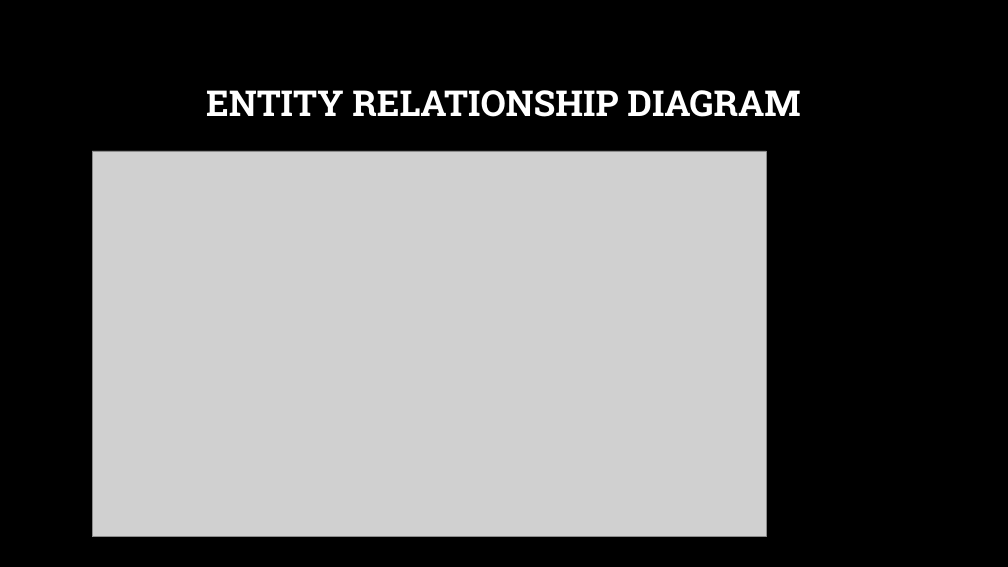
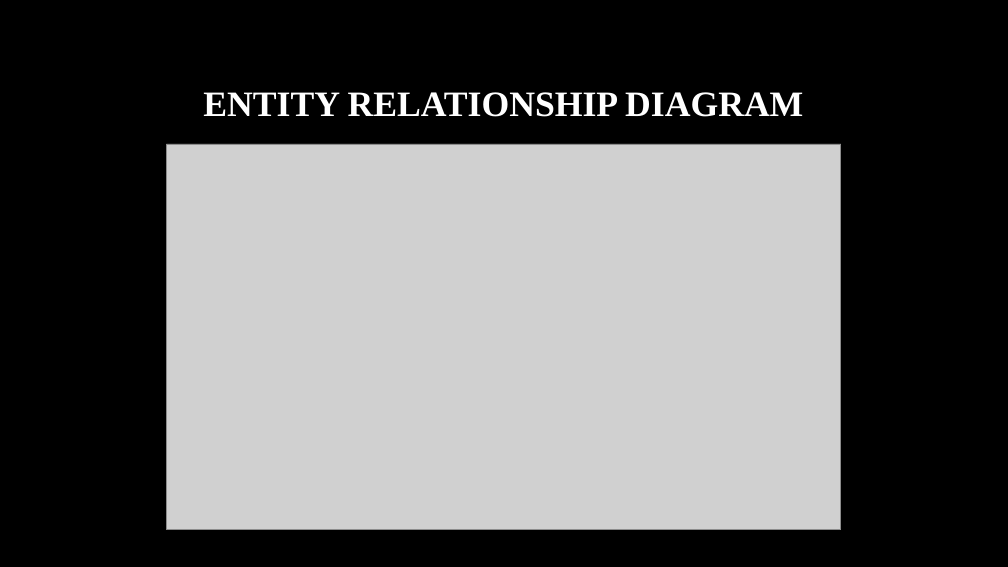
Before and after one commit to Dibya-Bharat/Major_project, a slide deck: slide 9 of Report/Tourism Recommendation Application.pptx. Drawn at 1008x567 pixels with LibreOffice and Linux fonts; fonts in the diff are those of the drawing; grey boxes stand for pictures; background and template pictures are left out. Boxes give left, top, right and bottom in pixels: in the first picture for what was removed or moved away, otherwise in the second. Text is boxed around its words. In the diff, an @@ line names an element or a change of style, - is before the commit and + after.

```diff
--- a/Report/Tourism Recommendation Application.pptx
+++ b/Report/Tourism Recommendation Application.pptx
@@ title "ENTITY RELATIONSHIP DIAGRAM" at [203, 92, 803, 117]: font Roboto Slab to Times New Roman @@
@@ picture: place and size @@
-picture at [92, 151, 767, 537]
+picture at [166, 144, 841, 529]
```
Also in this commit, not shown: 11 other slides changed, 3 slides added, 3 slides removed.
